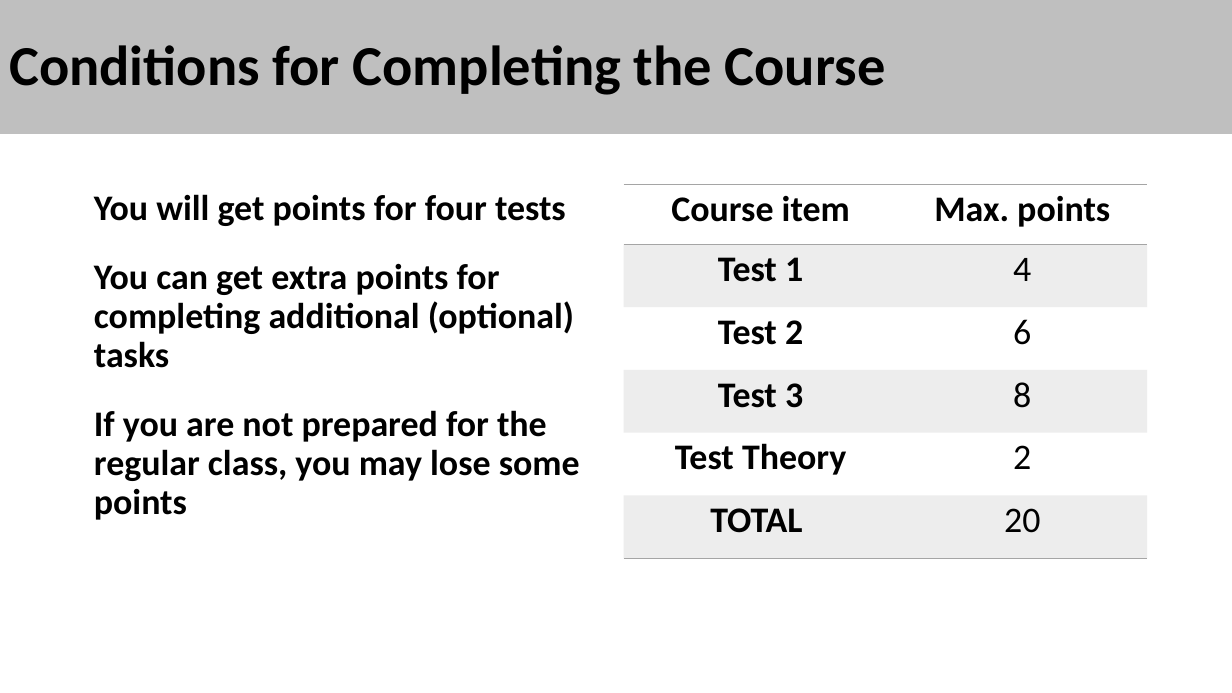
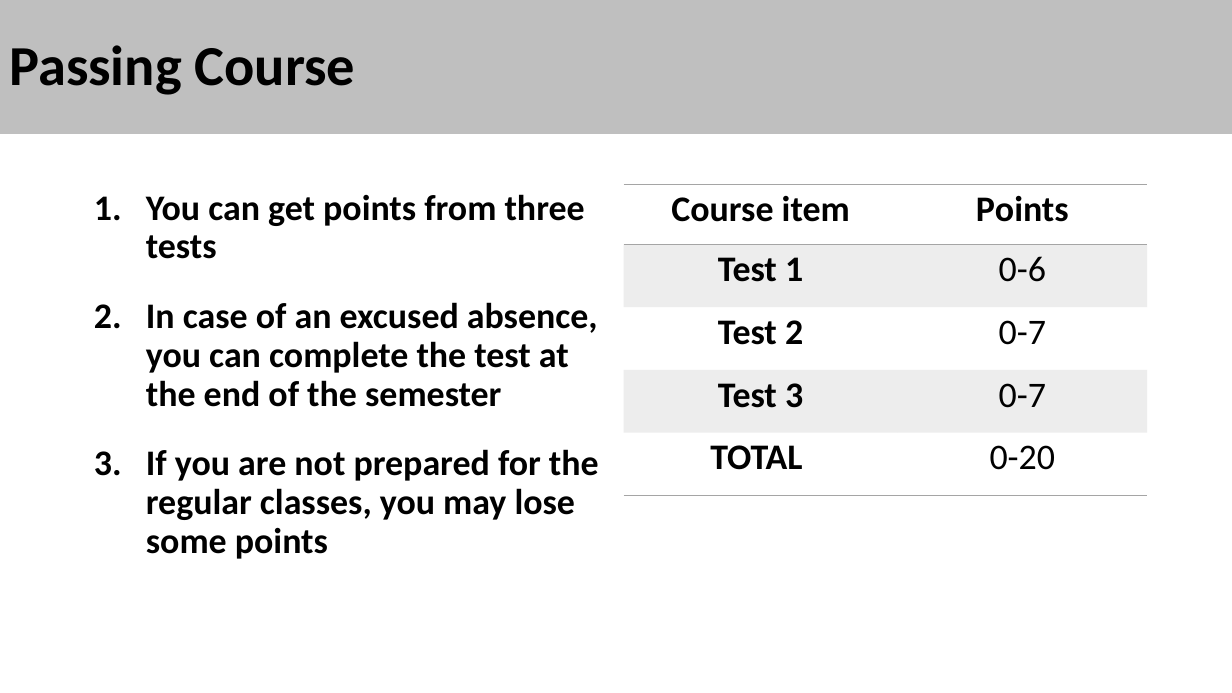
Before and after one commit to stalj/pp1, a slide deck: slide 5 of 01-CourseIntroduction/01-CourseIntroduction.pptx (slide 4 before the commit). Drawn at 1232x693 pixels with LibreOffice and Linux fonts; fonts in the diff are those of the drawing. Boxes give left, top, right and bottom in pixels: in the first picture for what was removed or moved away, otherwise in the second. Text is boxed around its words. In the diff, an @@ line names an element or a change of style, - is before the commit and + after.

Commit message:
New course version 2023

```diff
--- a/01-CourseIntroduction/01-CourseIntroduction.pptx
+++ b/01-CourseIntroduction/01-CourseIntroduction.pptx
@@ title at (x1=9, y1=45, x2=356, y2=95): text changed @@
-Conditions for Completing the Course
+Passing Course
@@ text at (x1=146, y1=194, x2=599, y2=559): text changed @@
-You will get points for four tests
-You can get extra points for completing additional (optional) tasks
-If you are not prepared for the regular class, you may lose some points
+1. You can get points from three tests
+2. In case of an excused absence, you can complete the test at the end of the semester
+3. If you are not prepared for the regular classes, you may lose some points
@@ table at (x1=624, y1=185, x2=1147, y2=496) @@
-row 1: Course item | Max. points
-row 2: Test 1 | 4
-row 3: Test 2 | 6
-row 4: Test 3 | 8
-row 5: Test Theory | 2
-row 6: TOTAL | 20
+row 1: Course item | Points
+row 2: Test 1 | 0-6
+row 3: Test 2 | 0-7
+row 4: Test 3 | 0-7
+row 5: TOTAL | 0-20
```
Also in this commit, not shown: 13 other slides changed, 9 slides added, 2 slides removed, 6 other files.
